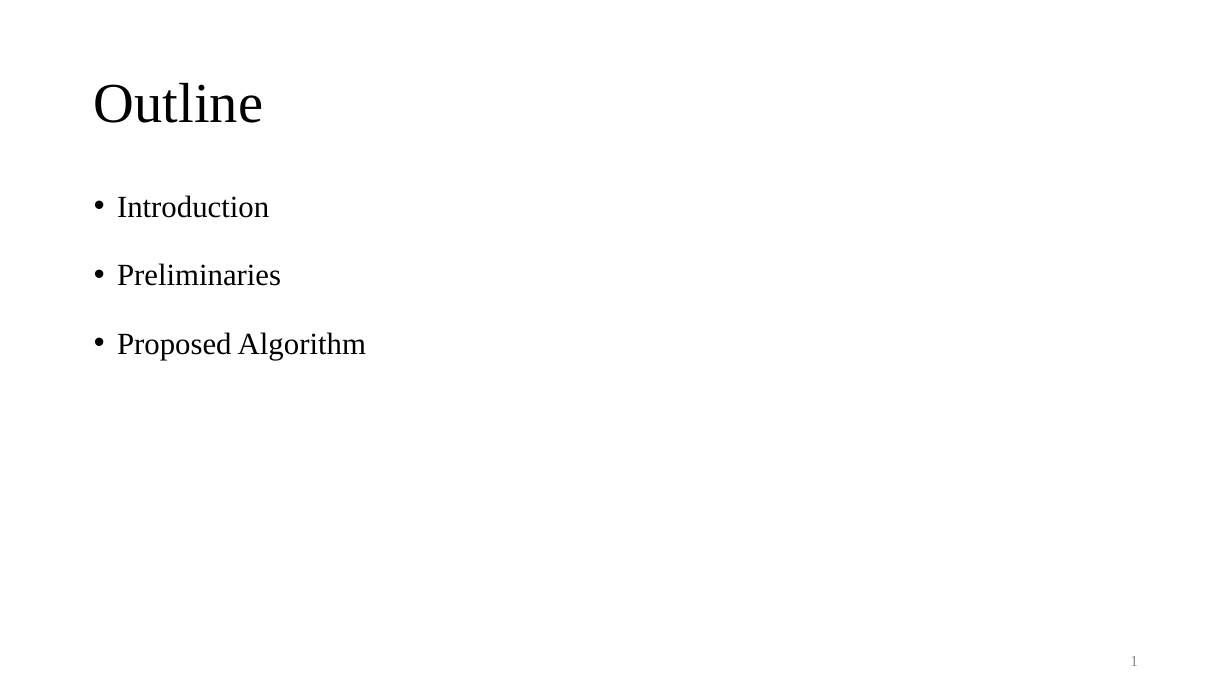
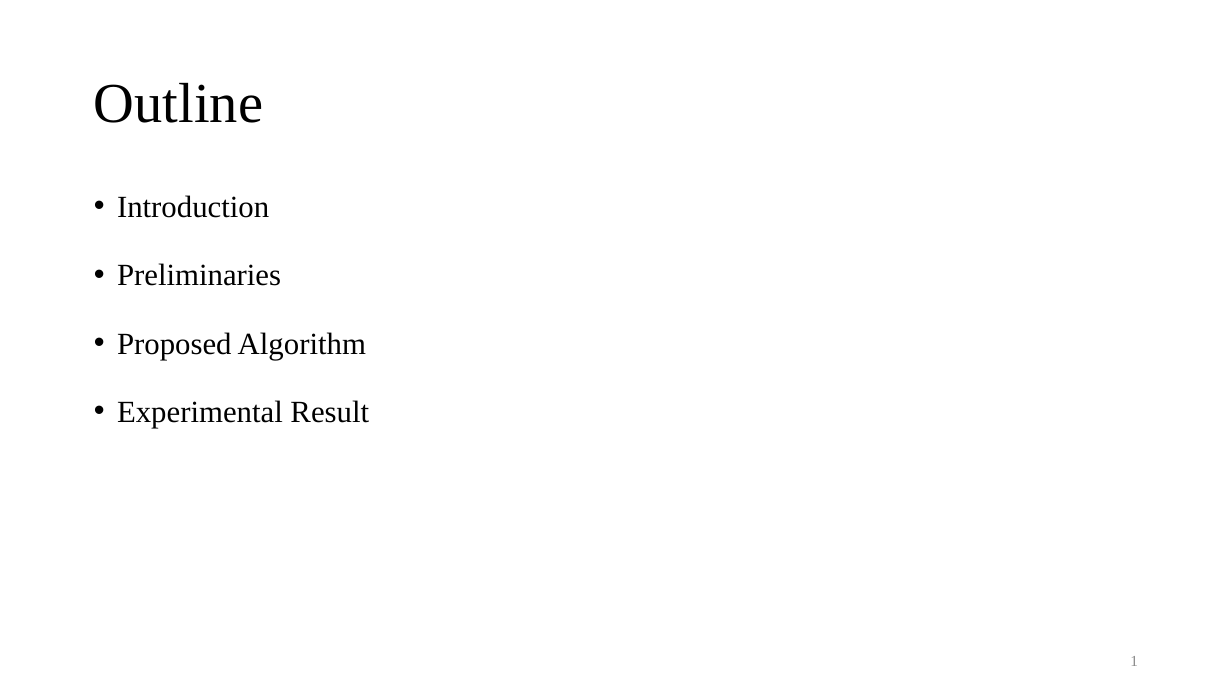
Before and after one commit to Pacific-Feng-Studuies/Studied-Papers, a slide deck: slide 2 of GM/Placement/An Analytical Placement Algorithm with Routing topology Optimization/An Analytical Placement Algorithm with Routing topology Optimization.pptx. Drawn at 1232x693 pixels with LibreOffice and Linux fonts; fonts in the diff are those of the drawing. Boxes give left, top, right and bottom in pixels: in the first picture for what was removed or moved away, otherwise in the second. Text is boxed around its words. In the diff, an @@ line names an element or a change of style, - is before the commit and + after.

```diff
--- a/GM/Placement/An Analytical Placement Algorithm with Routing topology Optimization/An Analytical Placement Algorithm with Routing topology Optimization.pptx
+++ b/GM/Placement/An Analytical Placement Algorithm with Routing topology Optimization/An Analytical Placement Algorithm with Routing topology Optimization.pptx
@@ text at [117, 400, 369, 428]: paragraph added @@
+• Experimental Result
```
Also in this commit, not shown: 4 slides added, 1 other file.
